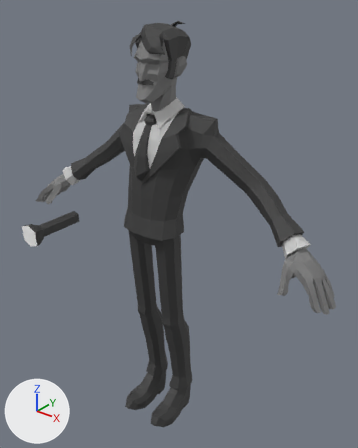
One commit to the FBX model res/chars/main_character/Anim_run.FBX: the scene before it, then after it.
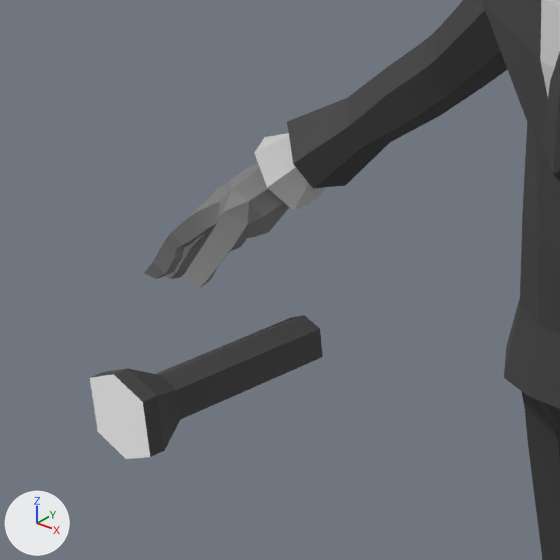
The first picture shows the older version from a 50 mm lens placed at (1.735, -2.012, 2.664), pointed at (0.083, 0.053, 1.384). The close-ups show both versions on the part from 0% to 38% of the width and 30% to 61% of the height of that picture. Arrows for +X, +Y and +Z are at lower left; the lights stay in place. Where no turn or scale is listed for an object, it has been applied to the vertices.

The first close-up shows 'Lampe', 'main_character'.
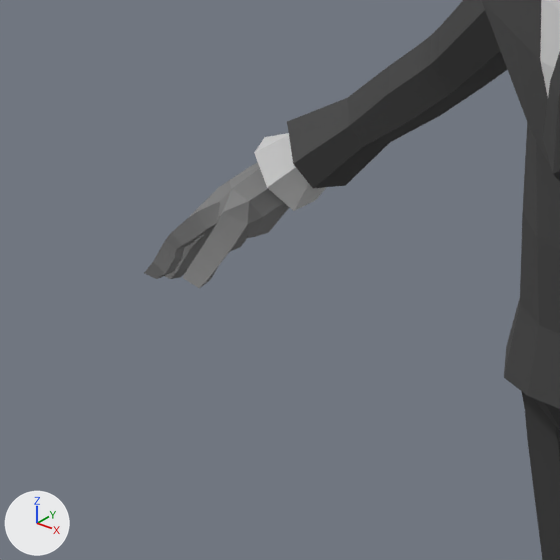
Where the change shows, as pixel boxes [x1, y1, x2, y2] in the close-ups (560 x 560 px):
'Lampe', deleted
    before: [90, 315, 323, 459]

The change in detail:
Object 'Lampe' (ob_lampe) is deleted.
